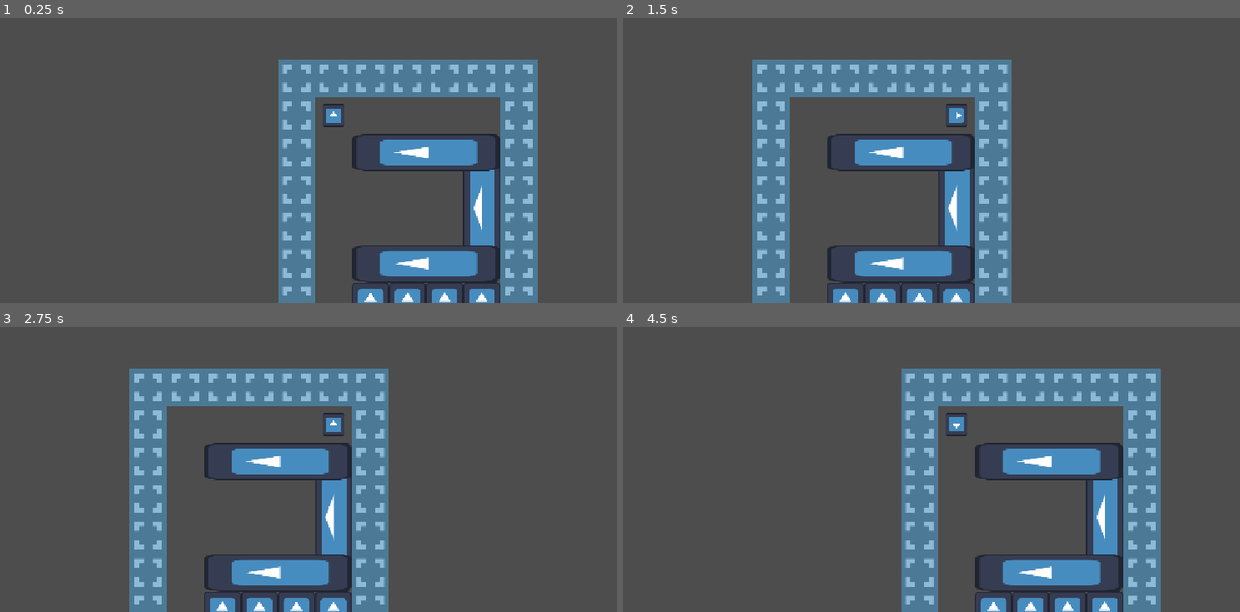
Above: before the commit, frames 1-4 (two rows, left to right).
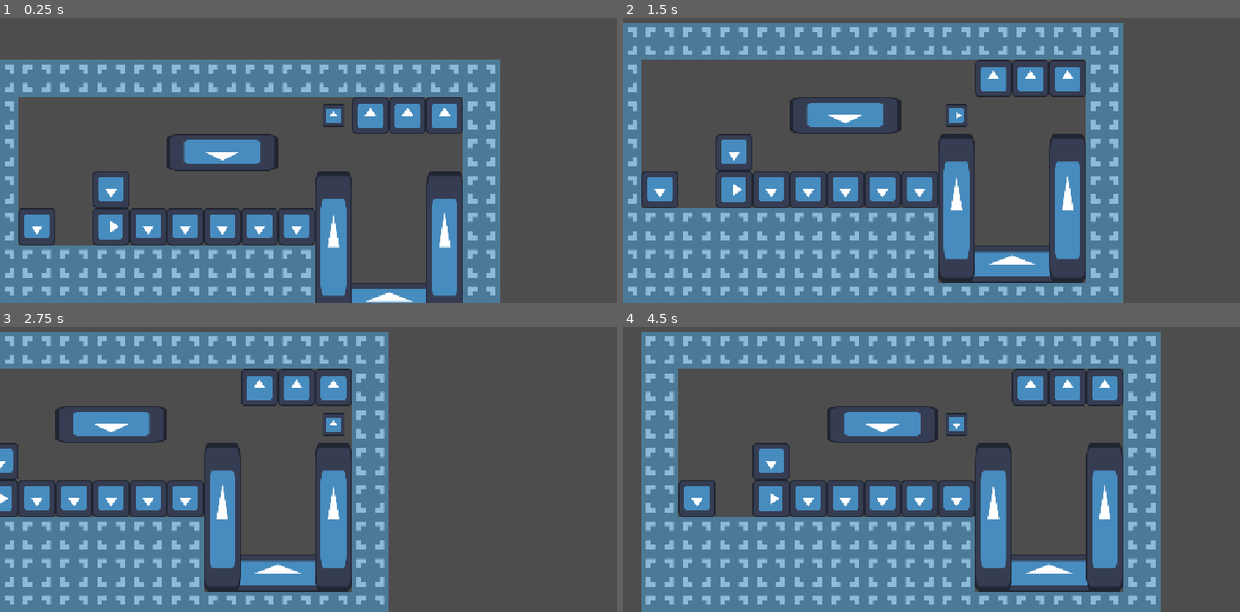
Above: after the commit, the same moments.

Repository: EfficiencySimplicity/godot-level-playground
Game: Godot game, scene res://Scenes/testing_ground.tscn
The game is run twice, just before and just after one commit, with the same random seed, the same clock (stepped at 60 frames per second) and the same inputs. The engine's default icon, where the game draws it, is replaced by a stand-in: a white triangle on a blue panel in a dark square.
Inputs:
- Up to frame 1 (0.25 s): no input
- Up to frame 2 (1.5 s): tap Enter at 0.5 s; hold Right (Right) 0.53-1.28 s; hold Up (Movement) 0.53-1.28 s; tap Space at 1.25 s; hold Down (Down) from 1.28 s (still down); tap Up (Movement) at 1.35 s
- Up to frame 3 (2.75 s): tap Enter at 2 s; release Down (Down) at 2.03 s; hold Right (Right) from 2.03 s (still down); hold Up (Movement) from 2.03 s (still down)
- Up to frame 4 (4.5 s): tap Space at 2.75, 4.25 s; release Up (Movement) at 2.78 s; tap Up (Movement) at 2.85, 4.35 s; tap Enter at 3.5 s; release Right (Right) at 3.53 s; hold Up (Movement) 3.53-4.28 s; hold Left (Left) from 3.53 s (still down)

The runs differ from the first frame. In frame 1, 41% of the frame differs, in the area x 0-88%, y 14-100%; in frame 2, 55%, in the area x 0-82%, y 1-100%; in frame 3, 33%; in frame 4, 47%.

Commit message:
got multi-room gen

Diff:
--- a/Scenes/testing_ground.tscn
+++ b/Scenes/testing_ground.tscn
@@ -1,11 +1,7 @@
 [gd_scene format=3 uid="uid://dkripvdutw57v"]
 
-[ext_resource type="PackedScene" uid="uid://d3vkeu8bqwqg3" path="res://Scenes/room_generator.tscn" id="1_tam23"]
+[ext_resource type="Script" uid="uid://b600e2a1gx7re" path="res://Scripts/level_generator.gd" id="1_38jdy"]
 [ext_resource type="Texture2D" uid="uid://bxav4rgy06bqu" path="res://Art/demo_wall_floor.png" id="1_wyk58"]
-[ext_resource type="PackedScene" uid="uid://yuk7707swaiy" path="res://Scenes/locker.tscn" id="2_1clf0"]
-[ext_resource type="PackedScene" uid="uid://dg274dgxm8udd" path="res://Scenes/table.tscn" id="3_0u5ym"]
-[ext_resource type="Script" uid="uid://c11lg1h47ilqr" path="res://Scripts/element_set.gd" id="3_dg8kd"]
-[ext_resource type="PackedScene" uid="uid://cotse7q4g2p5l" path="res://Scenes/desk.tscn" id="4_0u5ym"]
 [ext_resource type="Script" uid="uid://dkcyps1y254to" path="res://Scripts/player_mover.gd" id="7_78y3u"]
 [ext_resource type="Texture2D" uid="uid://pple6fejhs41" path="res://icon.svg" id="7_k0nfe"]
 
@@ -22,12 +18,10 @@
 physics_layer_0/collision_layer = 1
 sources/0 = SubResource("TileSetAtlasSource_k0nfe")
 
-[sub_resource type="Resource" id="Resource_tam23"]
-script = ExtResource("3_dg8kd")
-elements = Array[PackedScene]([ExtResource("2_1clf0"), ExtResource("3_0u5ym"), ExtResource("4_0u5ym")])
-metadata/_custom_type_script = "uid://c11lg1h47ilqr"
-
 [node name="TestingGround" type="Node2D" unique_id=1366896337]
+script = ExtResource("1_38jdy")
+num_rooms = 13
+room_gap = 50
 
 [node name="Floor" type="TileMapLayer" parent="." unique_id=1820883551]
 enabled = false
@@ -35,9 +29,6 @@
 
 [node name="Walls" type="TileMapLayer" parent="." unique_id=1785126093]
 tile_set = SubResource("TileSet_krb5w")
-
-[node name="RoomShapeGenerator" parent="." unique_id=1217838495 instance=ExtResource("1_tam23")]
-elements = SubResource("Resource_tam23")
 
 [node name="PlayerMover" type="Node2D" parent="." unique_id=668468931]
 position = Vector2(32, 32)
--- /dev/null
+++ b/Scripts/level_generator.gd
@@ -0,0 +1,23 @@
+extends Node2D
+
+@onready var room_generator = preload("res://Scenes/room_generator.tscn")
+@export var num_rooms: int
+@export var room_gap: int
+
+func _ready():
+	var grid_width = int(floor(sqrt(num_rooms)))
+	var rooms = []
+
+	for i in num_rooms:
+		var x = i % grid_width
+		var y = floor(i / grid_width)
+		x *= room_gap * 64
+		y *= room_gap * 64
+
+		var room = room_generator.instantiate()
+		room.global_position = Vector2(x, y)
+		add_child(room)
+
+		rooms.append(room)
+
+	rooms.map(func(x): x.generate())
--- a/Scripts/map_layer.gd
+++ b/Scripts/map_layer.gd
@@ -46,7 +46,7 @@
 	return map_layer
 
 static func get_group_bounds(layers: Array) -> Rect2:
-	return layers.reduce(func(rect, layer): return rect.merge(layer.world_bounds), Rect2())
+	return layers.reduce(func(rect, layer): return rect.merge(layer.world_bounds), layers[0].world_bounds)
 
 # The cell size could be a custom Node Type; say... PlacementLayer? could be different from MapLayer or something
 static func from_collision_shape(shape: CollisionShape2D, _cell_size: int) -> MapLayer:
--- a/Scripts/placement_layer.gd
+++ b/Scripts/placement_layer.gd
@@ -18,10 +18,10 @@
 
 	old_layer = layer
 
-	print("Placement Layer created:")
-	print(old_layer)
-	print("Target layers: ", target_layers)
-	print("Placement layers: ", placement_layers)
+	#print("Placement Layer created:")
+	#print(old_layer)
+	#print("Target layers: ", target_layers)
+	#print("Placement layers: ", placement_layers)
 
 func test_placeable(stack: MapLayerStack, pos: Placement) -> bool:
 	for layer in target_layers:
--- a/Scripts/room_generator.gd
+++ b/Scripts/room_generator.gd
@@ -1,6 +1,7 @@
 extends Area2D
 
 @export var elements: ElementSet
+@export var gen_on_ready: bool = false
 
 func create_rect(min_size: Vector2i = Vector2i(4, 4), max_size: Vector2i = Vector2i(16, 16)) -> RectangleShape2D:
 	var rect = RectangleShape2D.new()
@@ -50,12 +51,8 @@
 	return new_room
 
 func place_element(element: ItemPlacer, map_stack: MapLayerStack):
-	print("I'm going to try to place ", element.name)
 	# creates the PlacementStack
-	if element.attempt_place(self, map_stack):
-		print("I couldn't place ", element.name)
-	else:
-		print("I placed the element")
+	element.attempt_place(self, map_stack)
 
 func get_solids_layer() -> MapLayer:
 	# TODO: there must be a way to set the fill of the area2d...
@@ -92,17 +89,12 @@
 
 	var solids = get_solids_layer()
 
-	solids.stamp_on_tilemap(owner.find_child("Floor"), 0, Vector2i(-1, -1), Vector2i(0, 0))
-	solids.stamp_on_tilemap(owner.find_child("Walls"), 0, Vector2i(1, 0), Vector2i(-1, -1))
+	solids.stamp_on_tilemap(get_parent().find_child("Floor"), 0, Vector2i(-1, -1), Vector2i(0, 0))
+	solids.stamp_on_tilemap(get_parent().find_child("Walls"), 0, Vector2i(1, 0), Vector2i(-1, -1))
 
 	for i in 25:
 		place_element(elements.get_element(), stack)
 
-	for i in range(20):
-		var p = Placement.new(Vector2i(0, 0), randi_range(0, 3))
-		print(p.side)
-		var v = Vector2i(2, -1)
-		print(p.map_vector2i(v), " ", Vector2i(Vector2(v).rotated(deg_to_rad(p.side * 90)).round() + Vector2(p.position)), p.map_vector2i(v) == Vector2i(Vector2(v).rotated(deg_to_rad(p.side * 90)).round() + Vector2(p.position)))
-
 func _ready():
-	generate()
+	if gen_on_ready:
+		generate()
Not shown, added: Scripts/level_generator.gd.uid
